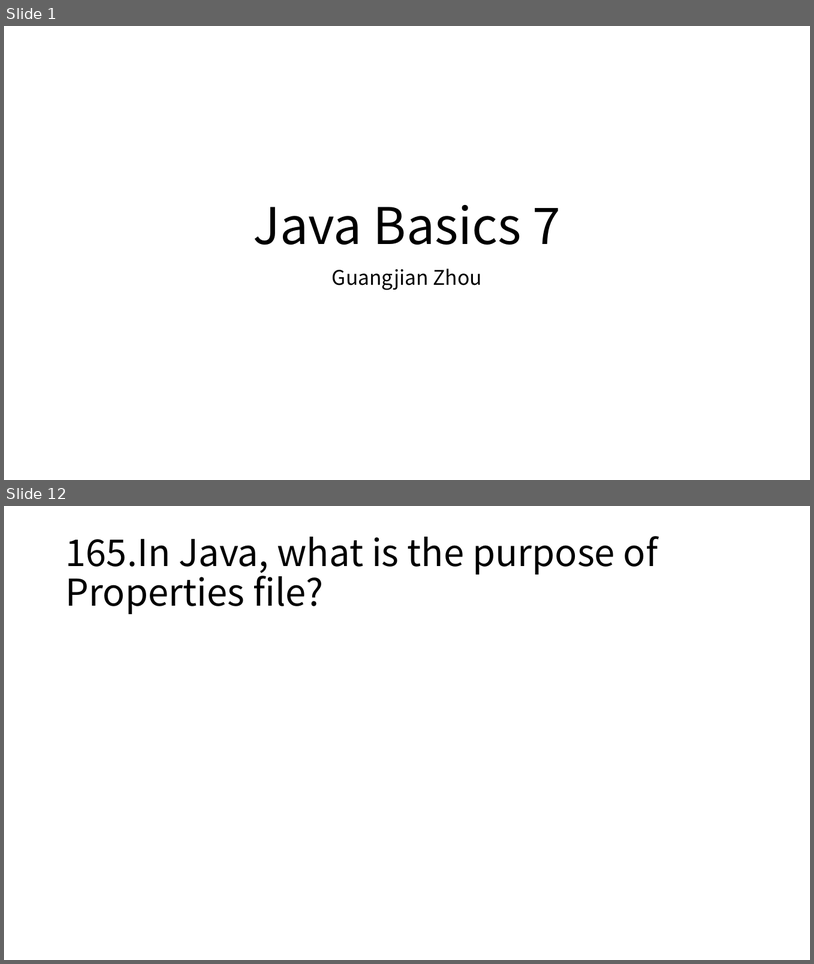
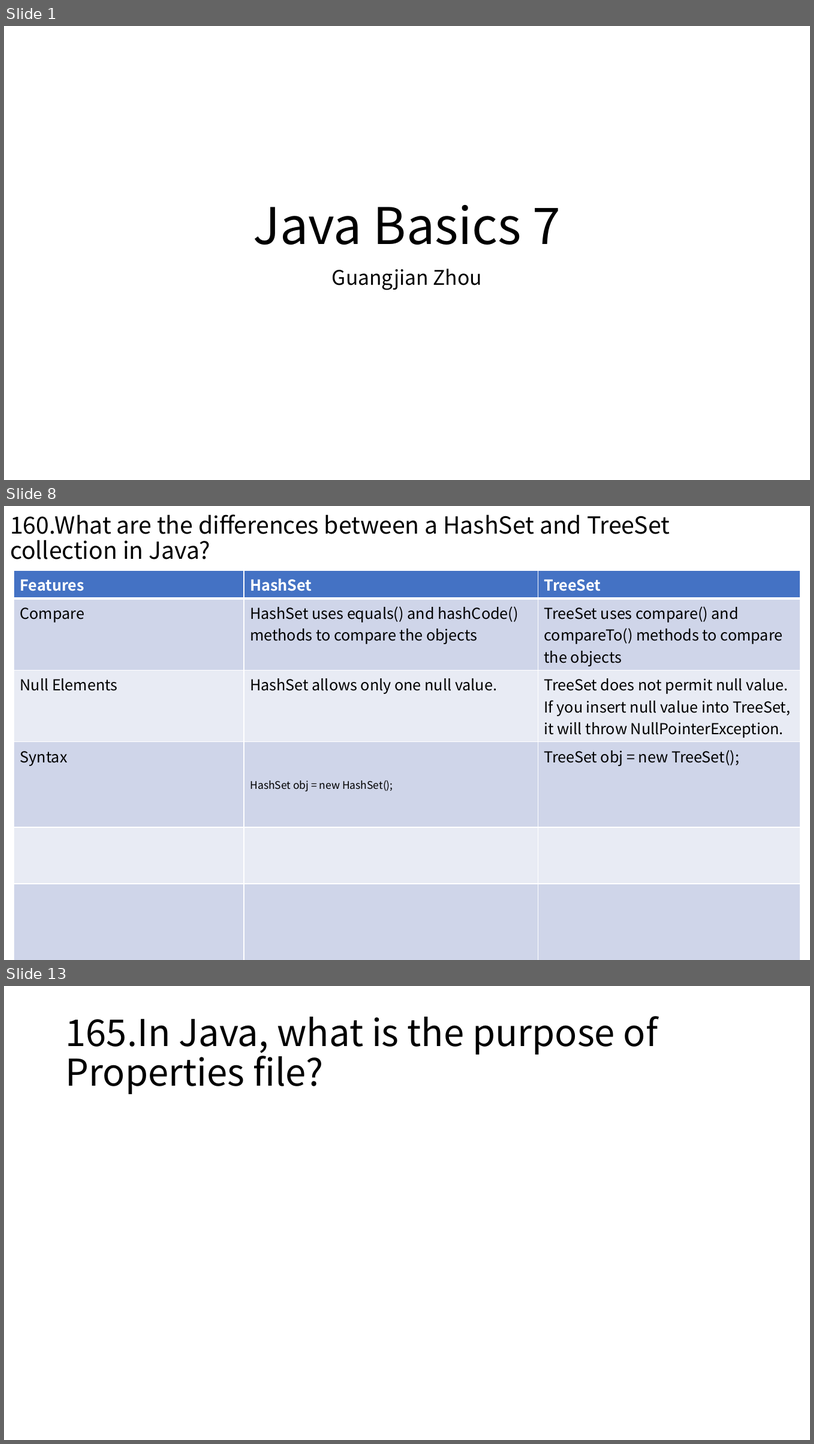
Before and after one commit to Marvioo/Cogent, a slide deck: Java Basics/Java Basics 7.pptx. Shown one above the other, each under a label of ours: slides 1 and 12 before the commit, slides 1, 8 and 13 after it; the slides between them are not shown. The pictures are 814x964 and 814x1444 pixels, drawn with LibreOffice and Linux fonts; fonts in the diff are those of the drawing. Boxes give left, top, right and bottom in pixels: in the first picture for what was removed or moved away, otherwise in the second. Text is boxed around its words. In the diff, an @@ line names an element or a change of style, - is before the commit and + after.

```diff
--- a/Java Basics/Java Basics 7.pptx
+++ b/Java Basics/Java Basics 7.pptx
@@ slide 8 added at (4,506,810,960), background #FFFFFF @@
@@ title added at (10,514,670,559), 28 pt, text #000000 @@
+160.What are the differences between a HashSet and TreeSet collection in Java?
@@ table added at (14,570,801,947), 6 rows, 3 columns @@
+Features | HashSet | TreeSet
+Compare | HashSet uses equals() and hashCode() methods to compare the objects | TreeSet uses compare() and compareTo() methods to compare the objects
+Null Elements | HashSet allows only one null value. | TreeSet does not permit null value. If you insert null value into TreeSet, it will throw NullPointerException.
+Syntax | HashSet obj = new HashSet(); | TreeSet obj = new TreeSet();
+ |  | 
+ |  | 
@@ what was slide 12 is now slide 13 @@
```
Also in this commit, not shown: 9 slides changed, 1 other slide added, 1 slide removed, 2 other files.
